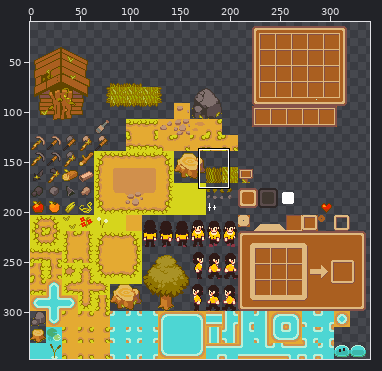
A sprite sheet gets an edit: GMD200-GridGame/Assets/Sprites/islandsprites.png. Above: a wide view before the commit, with the close-up outlined.
Close-up. Old version:
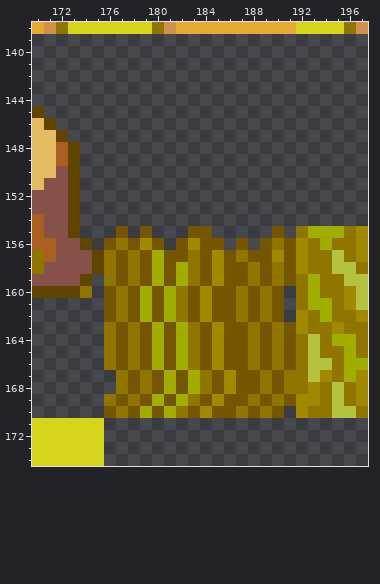
The file is 384x347 pixels. Shown: x 170..197, y 138..174. The wide view leaves out empty margins.
Once edited:
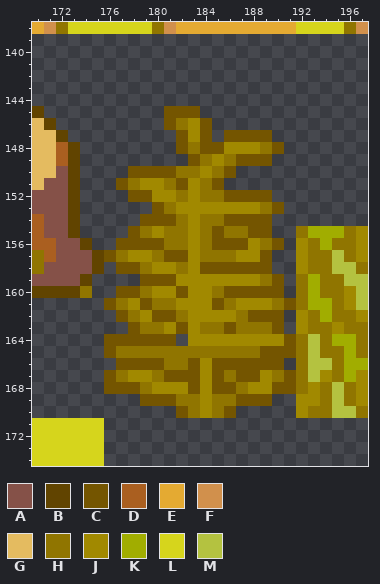
Palette (. is transparent): A #855148  B #614400  C #745500  D #aa5f20  E #e4aa32  F #d1904c  G #e4bb60  H #907500  J #a18900  K #a1ad00  L #d6d51c  M #b4c240
The edit:
y 145: x 181..183 ... -> CCC
y 146: x 181..184 .... -> CHJC
y 147: x 182..184 ... -> CJC; x 186..189 .... -> CCCC
y 148: x 182..190 ......... -> CHCCJJJHC
y 149: x 183..189 ....... -> CHJHCCC
y 150: x 178..186 ......... -> CCCCHHJHC
y 151: x 177..185 ......... -> CHJJHCJHC
y 152: x 178..189 ............ -> CCJJHJHHCCCC
y 153: x 180..190 ........... -> CHJJJJJJJHC
y 154: x 179..189 ........... -> CCCHJHHCCCC
y 155: x 177..190 C.C...CC.....C -> .CHJHHJHCHHCC.
y 156: x 176..177 CH -> .C; x 179 J -> C; x 181..182 .C -> HH; x 184 C -> H; x 186 . -> C; x 188..191 .CHC -> JHC.
y 157: x 176..180 HCHCK -> CHJJH; x 183..188 HCJCHC -> JHHHJJ; x 190..191 JC -> ..
y 158: x 176 H -> .; x 178..183 HCKCKH -> CHJJHJ; x 185 J -> C; x 188 H -> C; x 190..191 HC -> ..
y 159: x 176..178 HCH -> ...; x 180 K -> C; x 182..184 KHC -> JJJ; x 186..191 CCHCHC -> JJJHC.
y 160: x 176..177 CH -> .C; x 179..183 KCKHC -> HJJCJ; x 185 C -> H; x 187 H -> C; x 189 H -> C
y 161: x 178..183 CKCKHC -> JCHHJJ; x 186..191 CHCHC. -> HJJJHC
y 162: x 176..179 CHCK -> .CHJ; x 181 K -> C; x 183 C -> J; x 185..186 CC -> JJ; x 189 H -> C
y 163: x 176..185 HCHCKCKHCJ -> ..CHHJCJHH; x 187 C -> H; x 189..191 CHC -> HC.
y 164: x 176 H -> C; x 178 H -> C; x 180 K -> C; x 182..184 KHC -> .JJ; x 186..190 CCHCH -> JJJJJ
y 165: x 176..177 HC -> CH; x 179..182 CKCK -> HHHH; x 184..187 CJCC -> HHHH; x 190 H -> C
y 166: x 176 H -> .; x 178 H -> C; x 180..185 KCKHCJ -> CHHCJC; x 188 H -> C; x 190..191 HC -> C.
y 167: x 176 . -> C; x 178..181 CHCK -> JJHC; x 183..184 KH -> CJ; x 186 J -> H; x 189..191 HCH -> JHC
y 168: x 176..177 .H -> CC; x 180..184 CKCKH -> JJJCJ; x 186..189 JCCH -> CHJJ; x 191 H -> C
y 169: x 176..178 HCH -> ...; x 180 K -> C; x 182 K -> H; x 184..186 CJC -> JHH; x 188 H -> C; x 190..191 HC -> ..
y 170: x 176..183 CHCKCKHC -> ......CH; x 185 C -> H; x 187..190 HCHC -> ....
Pixel boxes of the changes (left, top, right, bottom) in both close-ups:
changed: (104, 106, 296, 418)
